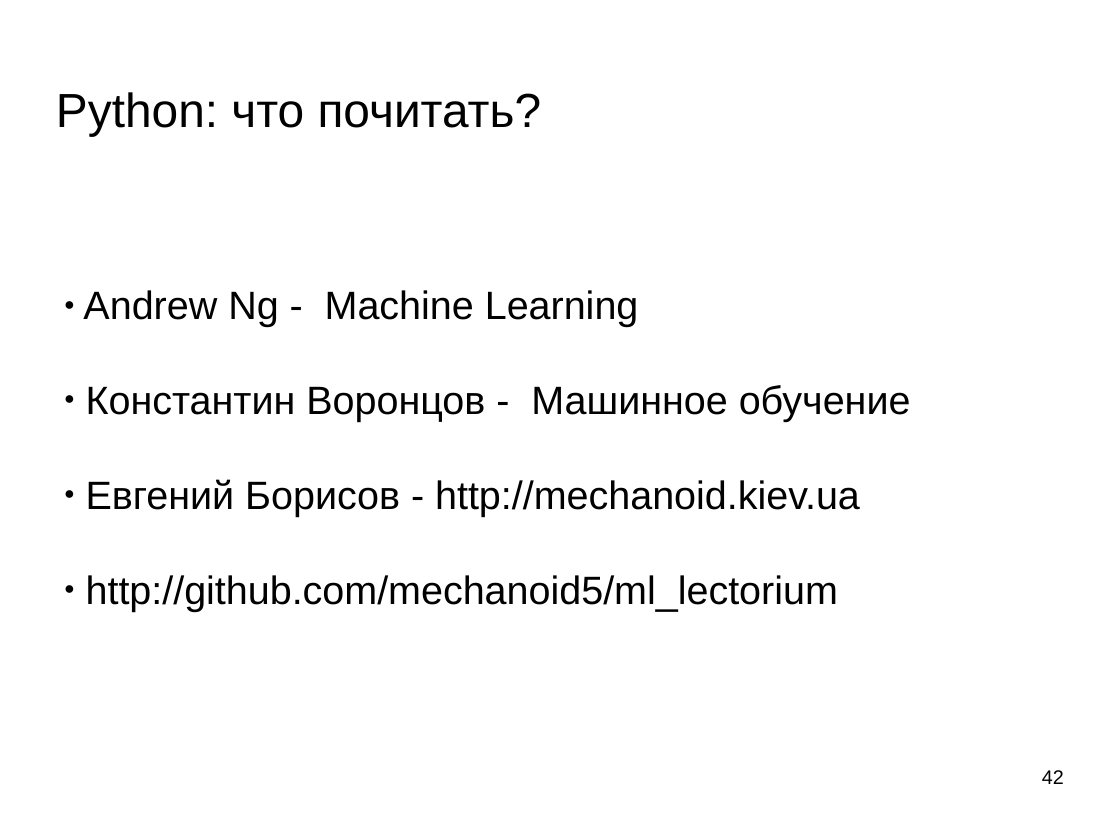
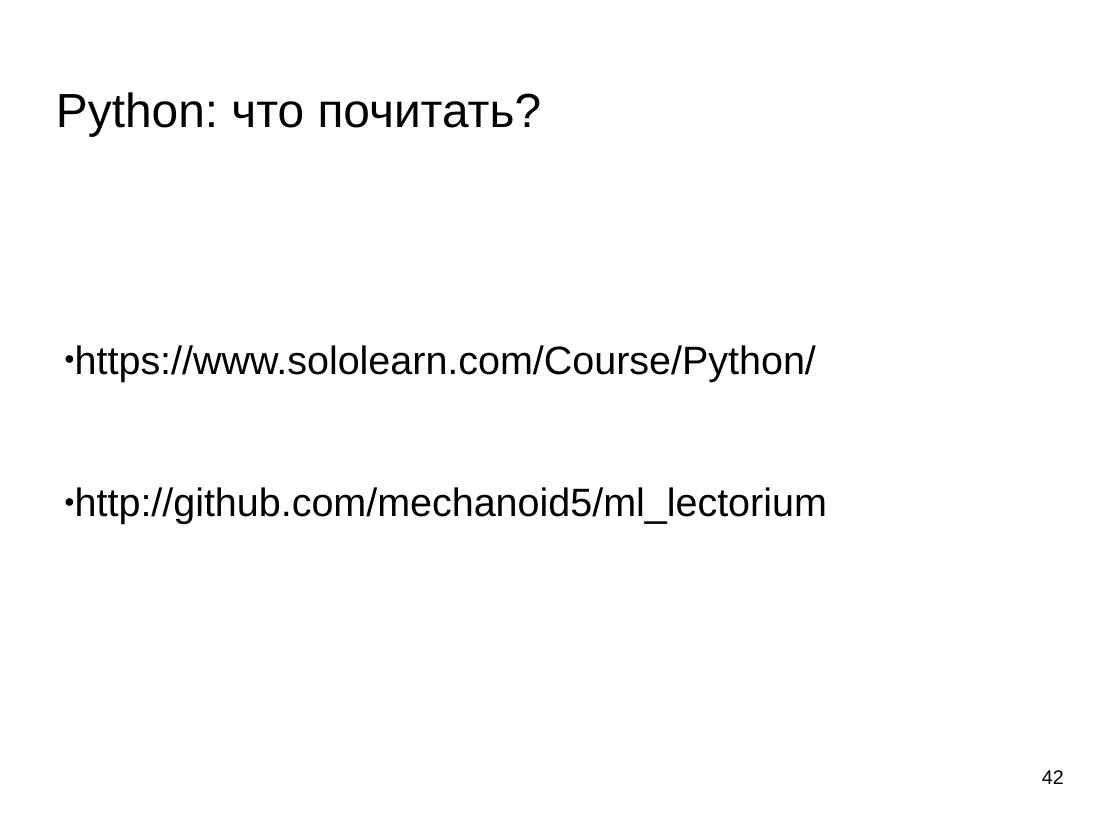
Before and after one commit to mechanoid5/ml_lectorium_legacy, a slide deck: slide 42 of 02-python.odp. Drawn at 1120x840 pixels with LibreOffice and Linux fonts; fonts in the diff are those of the drawing; background and template pictures are left out. Boxes give left, top, right and bottom in pixels: in the first picture for what was removed or moved away, otherwise in the second. Text is boxed around its words. In the diff, an @@ line names an element or a change of style, - is before the commit and + after.

```diff
--- a/02-python.odp
+++ b/02-python.odp
@@ text "https://www.sololearn.com/Course/Python/" moved from (x1=83, y1=290, x2=911, y2=612) to (x1=75, y1=345, x2=827, y2=524) @@
@@ text at (x1=75, y1=345, x2=816, y2=382): text changed @@
-● Andrew Ng - Machine Learning
-● Константин Воронцов - Машинное обучение
-● Евгений Борисов - http://mechanoid.kiev.ua
+● https://www.sololearn.com/Course/Python/
```
Also in this commit, not shown: 1 other slide changed, 2 slides added, 2 slides removed, 4 other files.
